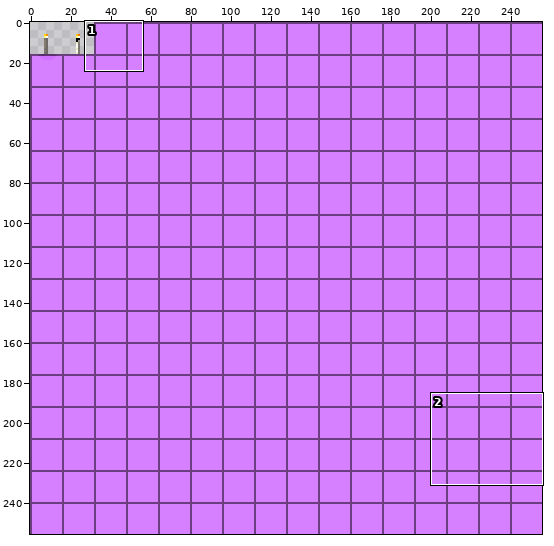
Two states of a sprite sheet, subterrain/common/block.png. The picture above shows the old version from afar; the outline marks the close-up.
Close-up. First the earlier version:
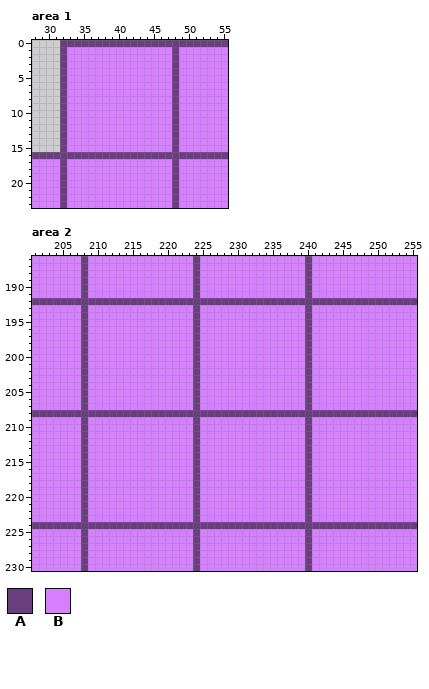
The file is 256x256 pixels. Colours within 5 levels of each other are drawn and written as one. Shown: area 1: x 28..55, y 0..23; area 2: x 201..255, y 186..230.
Palette (. is transparent): A #6b3f7f  B #d67fff
Pixels before, area 1, first column x 28:
 0 ....AAAAAAAAAAAAAAAAAAAAAAAA
 1 ....ABBBBBBBBBBBBBBBABBBBBBB
 2 ....ABBBBBBBBBBBBBBBABBBBBBB
 3 ....ABBBBBBBBBBBBBBBABBBBBBB
 4 ....ABBBBBBBBBBBBBBBABBBBBBB
 5 ....ABBBBBBBBBBBBBBBABBBBBBB
 6 ....ABBBBBBBBBBBBBBBABBBBBBB
 7 ....ABBBBBBBBBBBBBBBABBBBBBB
 8 ....ABBBBBBBBBBBBBBBABBBBBBB
 9 ....ABBBBBBBBBBBBBBBABBBBBBB
10 ....ABBBBBBBBBBBBBBBABBBBBBB
11 ....ABBBBBBBBBBBBBBBABBBBBBB
12 ....ABBBBBBBBBBBBBBBABBBBBBB
13 ....ABBBBBBBBBBBBBBBABBBBBBB
14 ....ABBBBBBBBBBBBBBBABBBBBBB
15 ....ABBBBBBBBBBBBBBBABBBBBBB
16 AAAAAAAAAAAAAAAAAAAAAAAAAAAA
17 BBBBABBBBBBBBBBBBBBBABBBBBBB
18 BBBBABBBBBBBBBBBBBBBABBBBBBB
19 BBBBABBBBBBBBBBBBBBBABBBBBBB
20 BBBBABBBBBBBBBBBBBBBABBBBBBB
21 BBBBABBBBBBBBBBBBBBBABBBBBBB
22 BBBBABBBBBBBBBBBBBBBABBBBBBB
23 BBBBABBBBBBBBBBBBBBBABBBBBBB
Pixels before, area 2 (only the part around the change), first column x 201:
188 BBBBBBBABBBBBBBBBBBBBBBABBBBBBBBBBBBBBBABBBBBBBBBBBBBBB
189 BBBBBBBABBBBBBBBBBBBBBBABBBBBBBBBBBBBBBABBBBBBBBBBBBBBB
190 BBBBBBBABBBBBBBBBBBBBBBABBBBBBBBBBBBBBBABBBBBBBBBBBBBBB
191 BBBBBBBABBBBBBBBBBBBBBBABBBBBBBBBBBBBBBABBBBBBBBBBBBBBB
192 AAAAAAAAAAAAAAAAAAAAAAAAAAAAAAAAAAAAAAAAAAAAAAAAAAAAAAA
193 BBBBBBBABBBBBBBBBBBBBBBABBBBBBBBBBBBBBBABBBBBBBBBBBBBBB
194 BBBBBBBABBBBBBBBBBBBBBBABBBBBBBBBBBBBBBABBBBBBBBBBBBBBB
195 BBBBBBBABBBBBBBBBBBBBBBABBBBBBBBBBBBBBBABBBBBBBBBBBBBBB
196 BBBBBBBABBBBBBBBBBBBBBBABBBBBBBBBBBBBBBABBBBBBBBBBBBBBB
197 BBBBBBBABBBBBBBBBBBBBBBABBBBBBBBBBBBBBBABBBBBBBBBBBBBBB
198 BBBBBBBABBBBBBBBBBBBBBBABBBBBBBBBBBBBBBABBBBBBBBBBBBBBB
199 BBBBBBBABBBBBBBBBBBBBBBABBBBBBBBBBBBBBBABBBBBBBBBBBBBBB
200 BBBBBBBABBBBBBBBBBBBBBBABBBBBBBBBBBBBBBABBBBBBBBBBBBBBB
201 BBBBBBBABBBBBBBBBBBBBBBABBBBBBBBBBBBBBBABBBBBBBBBBBBBBB
202 BBBBBBBABBBBBBBBBBBBBBBABBBBBBBBBBBBBBBABBBBBBBBBBBBBBB
203 BBBBBBBABBBBBBBBBBBBBBBABBBBBBBBBBBBBBBABBBBBBBBBBBBBBB
204 BBBBBBBABBBBBBBBBBBBBBBABBBBBBBBBBBBBBBABBBBBBBBBBBBBBB
205 BBBBBBBABBBBBBBBBBBBBBBABBBBBBBBBBBBBBBABBBBBBBBBBBBBBB
206 BBBBBBBABBBBBBBBBBBBBBBABBBBBBBBBBBBBBBABBBBBBBBBBBBBBB
207 BBBBBBBABBBBBBBBBBBBBBBABBBBBBBBBBBBBBBABBBBBBBBBBBBBBB
208 AAAAAAAAAAAAAAAAAAAAAAAAAAAAAAAAAAAAAAAAAAAAAAAAAAAAAAA
209 BBBBBBBABBBBBBBBBBBBBBBABBBBBBBBBBBBBBBABBBBBBBBBBBBBBB
210 BBBBBBBABBBBBBBBBBBBBBBABBBBBBBBBBBBBBBABBBBBBBBBBBBBBB
211 BBBBBBBABBBBBBBBBBBBBBBABBBBBBBBBBBBBBBABBBBBBBBBBBBBBB
212 BBBBBBBABBBBBBBBBBBBBBBABBBBBBBBBBBBBBBABBBBBBBBBBBBBBB
213 BBBBBBBABBBBBBBBBBBBBBBABBBBBBBBBBBBBBBABBBBBBBBBBBBBBB
214 BBBBBBBABBBBBBBBBBBBBBBABBBBBBBBBBBBBBBABBBBBBBBBBBBBBB
215 BBBBBBBABBBBBBBBBBBBBBBABBBBBBBBBBBBBBBABBBBBBBBBBBBBBB
216 BBBBBBBABBBBBBBBBBBBBBBABBBBBBBBBBBBBBBABBBBBBBBBBBBBBB
217 BBBBBBBABBBBBBBBBBBBBBBABBBBBBBBBBBBBBBABBBBBBBBBBBBBBB
218 BBBBBBBABBBBBBBBBBBBBBBABBBBBBBBBBBBBBBABBBBBBBBBBBBBBB
219 BBBBBBBABBBBBBBBBBBBBBBABBBBBBBBBBBBBBBABBBBBBBBBBBBBBB
220 BBBBBBBABBBBBBBBBBBBBBBABBBBBBBBBBBBBBBABBBBBBBBBBBBBBB
221 BBBBBBBABBBBBBBBBBBBBBBABBBBBBBBBBBBBBBABBBBBBBBBBBBBBB
222 BBBBBBBABBBBBBBBBBBBBBBABBBBBBBBBBBBBBBABBBBBBBBBBBBBBB
223 BBBBBBBABBBBBBBBBBBBBBBABBBBBBBBBBBBBBBABBBBBBBBBBBBBBB
224 AAAAAAAAAAAAAAAAAAAAAAAAAAAAAAAAAAAAAAAAAAAAAAAAAAAAAAA
225 BBBBBBBABBBBBBBBBBBBBBBABBBBBBBBBBBBBBBABBBBBBBBBBBBBBB
226 BBBBBBBABBBBBBBBBBBBBBBABBBBBBBBBBBBBBBABBBBBBBBBBBBBBB
227 BBBBBBBABBBBBBBBBBBBBBBABBBBBBBBBBBBBBBABBBBBBBBBBBBBBB
228 BBBBBBBABBBBBBBBBBBBBBBABBBBBBBBBBBBBBBABBBBBBBBBBBBBBB
The result:
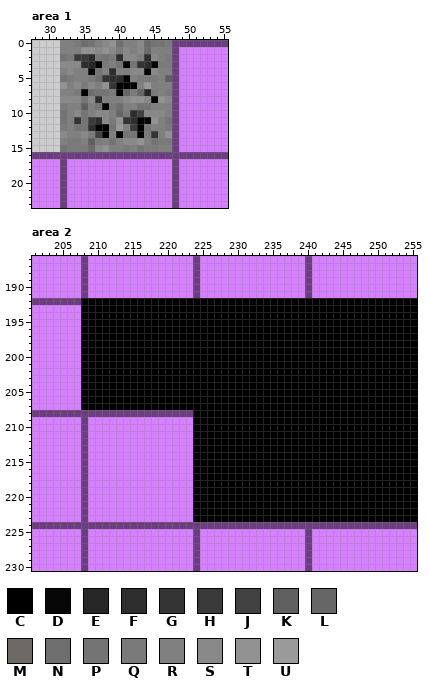
Colours new in this view: C #000000  D #070707  E #272727  F #2d2d2d  G #343434  H #3a3a3a  J #414141  K #5f5f5f  L #666666  M #6d6a65  N #6e6e6e  P #747474  Q #7a7a7a  R #808080  S #898989  T #929292  U #9a9a9a
Changes in this commit:
Changed rows in their new state; - is an unchanged pixel.
Area 1:
first column x 32:
 0 RRQNPRSTNRRSMPPQ
 1 RRRTTSTSQSRSMRRR
 2 PQHHFQPQFSSRFSRQ
 3 SSSFECQRPCPGFDQQ
 4 RSRRDPRFRRSSCSRR
 5 PQRRQNGFFCRQQQRK
 6 TRSQSRTGCCCRURRR
 7 RRQCNPPQCLQLEQRQ
 8 SSSPSFRRRSTTSCTS
 9 QRRKRPCQNRRPPRRR
10 PRSPRSSRLQFJSSSR
11 PRGPHFSQTGFCCTRP
12 QRPPFCCPURHCPRRQ
13 SRRSQJCRCPPCQGRT
14 RQQRKQRPRSSTRPQQ
15 PQQQMSTRRQRPQQRR
Area 2:
first column x 208:
192 CCCCCCCCCCCCCCCCCCCCCCCCCCCCCCCCCCCCCCCCCCCCCCCC
193 CCCCCCCCCCCCCCCCCCCCCCCCCCCCCCCCCCCCCCCCCCCCCCCC
194 CCCCCCCCCCCCCCCCCCCCCCCCCCCCCCCCCCCCCCCCCCCCCCCC
195 CCCCCCCCCCCCCCCCCCCCCCCCCCCCCCCCCCCCCCCCCCCCCCCC
196 CCCCCCCCCCCCCCCCCCCCCCCCCCCCCCCCCCCCCCCCCCCCCCCC
197 CCCCCCCCCCCCCCCCCCCCCCCCCCCCCCCCCCCCCCCCCCCCCCCC
198 CCCCCCCCCCCCCCCCCCCCCCCCCCCCCCCCCCCCCCCCCCCCCCCC
199 CCCCCCCCCCCCCCCCCCCCCCCCCCCCCCCCCCCCCCCCCCCCCCCC
200 CCCCCCCCCCCCCCCCCCCCCCCCCCCCCCCCCCCCCCCCCCCCCCCC
201 CCCCCCCCCCCCCCCCCCCCCCCCCCCCCCCCCCCCCCCCCCCCCCCC
202 CCCCCCCCCCCCCCCCCCCCCCCCCCCCCCCCCCCCCCCCCCCCCCCC
203 CCCCCCCCCCCCCCCCCCCCCCCCCCCCCCCCCCCCCCCCCCCCCCCC
204 CCCCCCCCCCCCCCCCCCCCCCCCCCCCCCCCCCCCCCCCCCCCCCCC
205 CCCCCCCCCCCCCCCCCCCCCCCCCCCCCCCCCCCCCCCCCCCCCCCC
206 CCCCCCCCCCCCCCCCCCCCCCCCCCCCCCCCCCCCCCCCCCCCCCCC
207 CCCCCCCCCCCCCCCCCCCCCCCCCCCCCCCCCCCCCCCCCCCCCCCC
208 ----------------CCCCCCCCCCCCCCCCCCCCCCCCCCCCCCCC
209 ----------------CCCCCCCCCCCCCCCCCCCCCCCCCCCCCCCC
210 ----------------CCCCCCCCCCCCCCCCCCCCCCCCCCCCCCCC
211 ----------------CCCCCCCCCCCCCCCCCCCCCCCCCCCCCCCC
212 ----------------CCCCCCCCCCCCCCCCCCCCCCCCCCCCCCCC
213 ----------------CCCCCCCCCCCCCCCCCCCCCCCCCCCCCCCC
214 ----------------CCCCCCCCCCCCCCCCCCCCCCCCCCCCCCCC
215 ----------------CCCCCCCCCCCCCCCCCCCCCCCCCCCCCCCC
216 ----------------CCCCCCCCCCCCCCCCCCCCCCCCCCCCCCCC
217 ----------------CCCCCCCCCCCCCCCCCCCCCCCCCCCCCCCC
218 ----------------CCCCCCCCCCCCCCCCCCCCCCCCCCCCCCCC
219 ----------------CCCCCCCCCCCCCCCCCCCCCCCCCCCCCCCC
220 ----------------CCCCCCCCCCCCCCCCCCCCCCCCCCCCCCCC
221 ----------------CCCCCCCCCCCCCCCCCCCCCCCCCCCCCCCC
222 ----------------CCCCCCCCCCCCCCCCCCCCCCCCCCCCCCCC
223 ----------------CCCCCCCCCCCCCCCCCCCCCCCCCCCCCCCC
Pixel boxes of the changes (left, top, right, bottom) in both close-ups:
changed: (60, 40, 172, 152)
changed: (81, 298, 417, 522)
